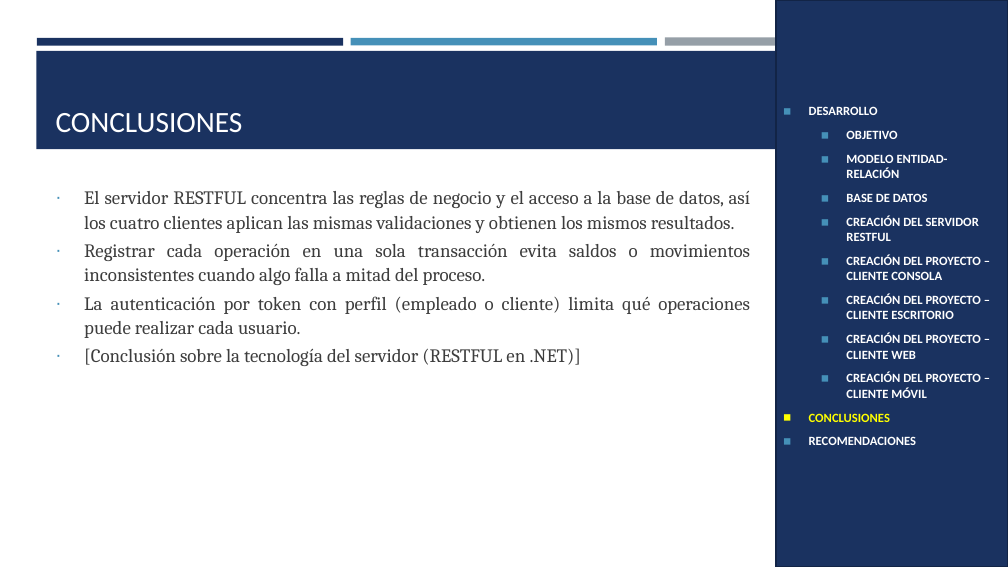
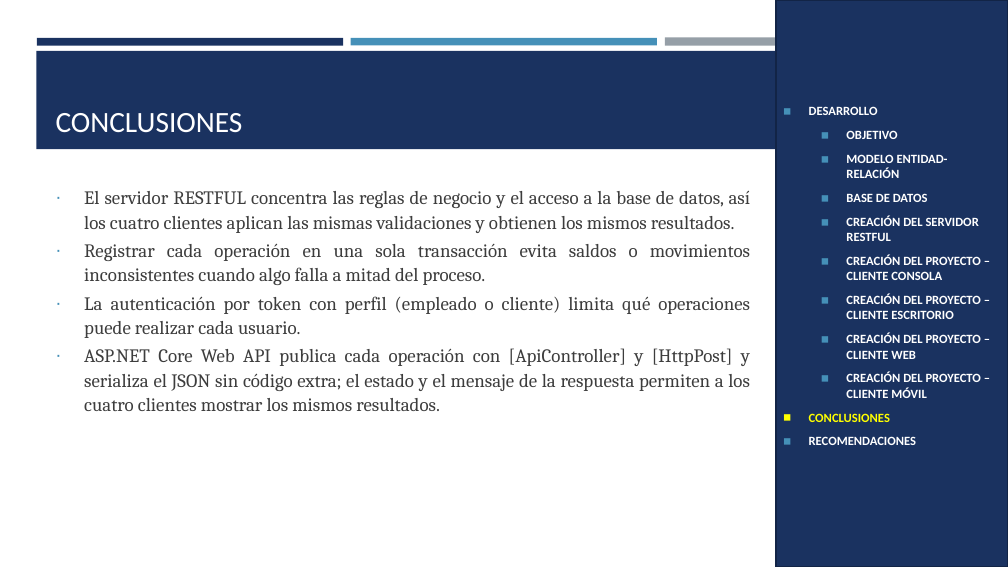
Before and after one commit to IMarcusDev/TI.1.4.-PAO202651_RESTFUL_DOTNET_CONBDD_NRC36883_GR04, a slide deck: slide 33 of 05. DOCUMENTACION/PRESENTACION TI.1.4. RESTFUL con BDD en DOTNET GR4.pptx (slide 29 before the commit). Drawn at 1008x567 pixels with LibreOffice and Linux fonts; fonts in the diff are those of the drawing. Boxes give left, top, right and bottom in pixels: in the first picture for what was removed or moved away, otherwise in the second. Text is boxed around its words. In the diff, an @@ line names an element or a change of style, - is before the commit and + after.

```diff
--- a/05. DOCUMENTACION/PRESENTACION TI.1.4. RESTFUL con BDD en DOTNET GR4.pptx
+++ b/05. DOCUMENTACION/PRESENTACION TI.1.4. RESTFUL con BDD en DOTNET GR4.pptx
@@ text at (84,348,750,411): text changed @@
-∙ [Conclusión sobre la tecnología del servidor (RESTFUL en .NET)]
+∙ ASP.NET Core Web API publica cada operación con [ApiController] y [HttpPost] y serializa el JSON sin código extra; el estado y el mensaje de la respuesta permiten a los cuatro clientes mostrar los mismos resultados.
```
Also in this commit, not shown: 19 other slides changed, 4 slides added.
